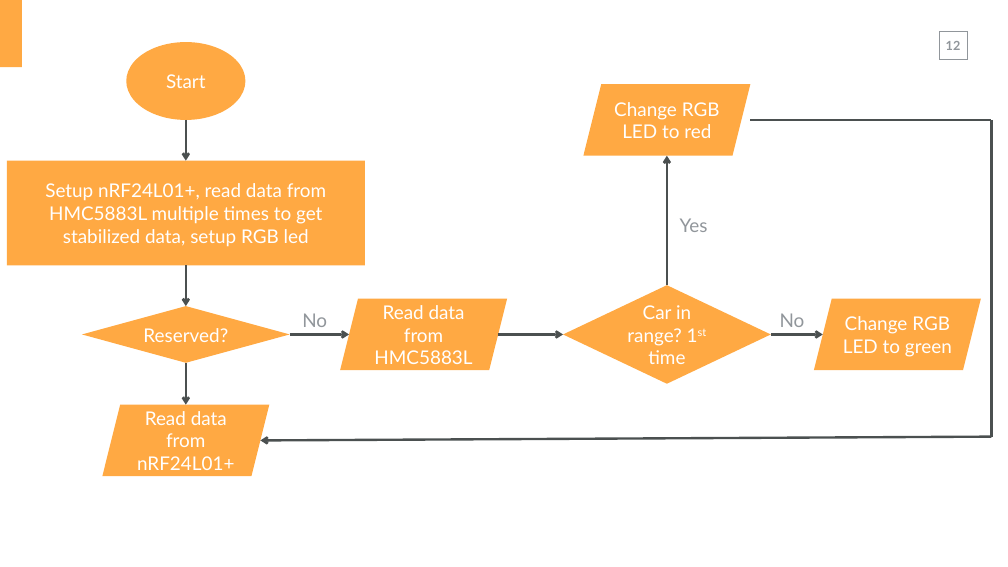
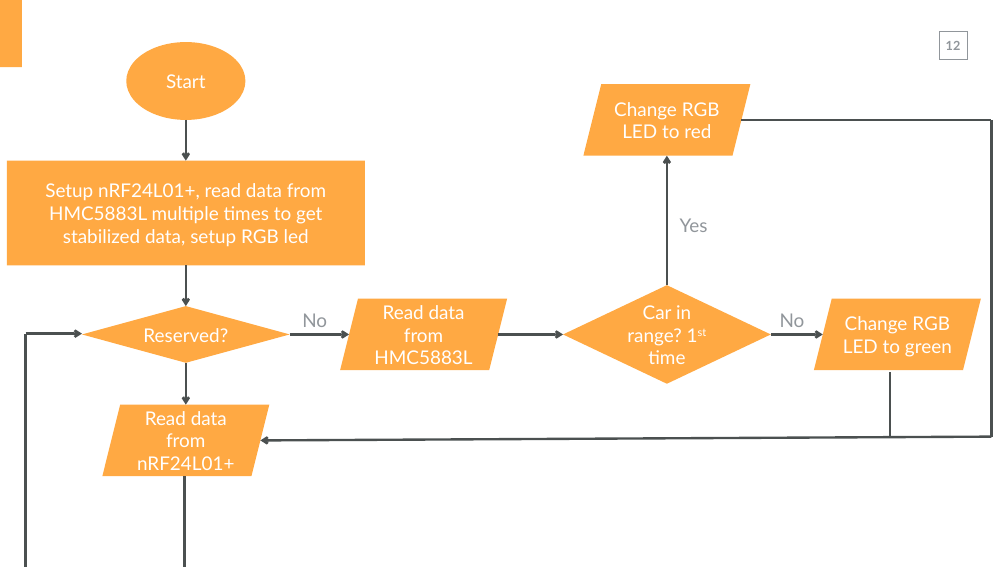
Before and after one commit to HiepBP/-FPT-CAPSTONE-PGSS, a slide deck: slide 12 of Common/Reports/Report.pptx. Drawn at 1008x567 pixels with LibreOffice and Linux fonts; fonts in the diff are those of the drawing. Boxes give left, top, right and bottom in pixels: in the first picture for what was removed or moved away, otherwise in the second. Text is boxed around its words. In the diff, an @@ line names an element or a change of style, - is before the commit and + after.

```diff
--- a/Common/Reports/Report.pptx
+++ b/Common/Reports/Report.pptx
@@ line moved from (751, 120) - (991, 120) to (741, 120) - (991, 120) @@
@@ line added from (26, 335) to (26, 567), #4B5050 4.5 pt @@
@@ arrow added from (26, 334) to (82, 334), #4B5050 4.5 pt @@
@@ line added from (890, 437) to (890, 372), #4B5050 4.5 pt @@
@@ line added from (185, 476) to (185, 567), #4B5050 4.5 pt @@
```
Also in this commit, not shown: 6 slides added.
